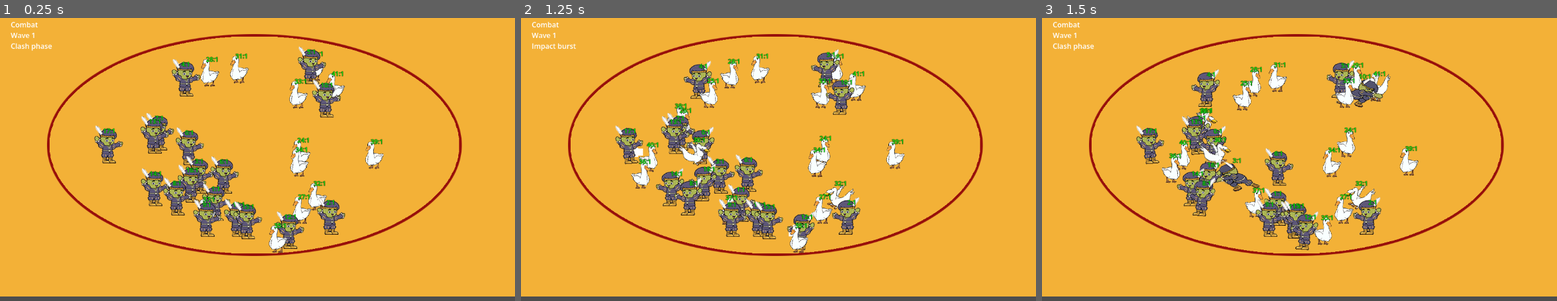
Above: before the commit, frames 1-3 (left to right).
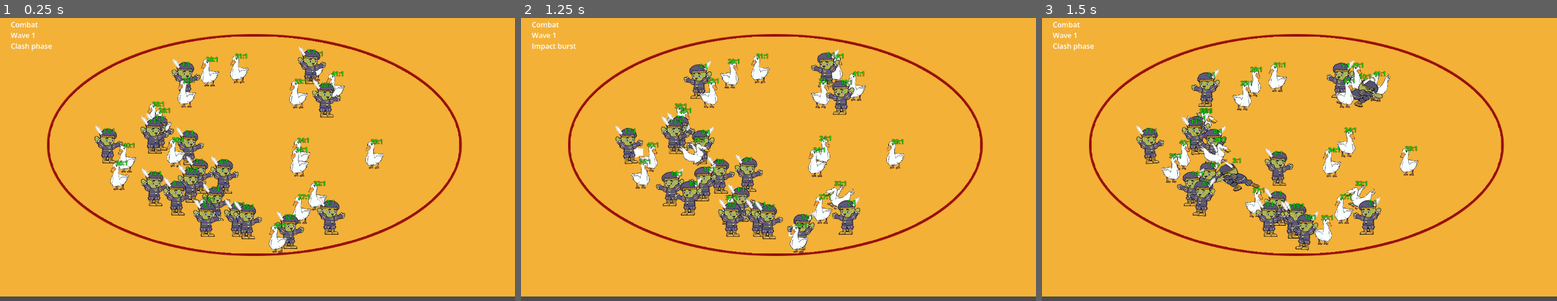
Above: after the commit, the same moments.

Repository: changingzhao-cpu/demo
Game: Godot game, scene res://scenes/main/main_scene.tscn
The game is run twice, just before and just after one commit, with the same random seed, the same clock (stepped at 60 frames per second) and the same inputs.
Inputs (mouse positions are in pixels of both pictures, inside the frame that each line leads up to):
- Up to frame 1 (0.25 s): no input
- Up to frame 2 (1.25 s): tap Enter at 0.5, 0.6 s; move the mouse to (891, 142) at 0.52 s; click (891, 142) at 0.67 s
- Up to frame 3 (1.5 s): move the mouse to (1196, 170) at 1.27 s; tap Keypad Enter at 1.35 s; click (1196, 170) at 1.42 s

The runs differ from the first frame. In frame 1, 1.0% of the frame differs, in the area x 21-39%, y 21-61%; in frame 2, nothing differs; in frame 3, nothing differs.

Commit message:
fix: sync all bound units in initial battle layout
Ensure bound units receive initial layout positions before combat starts, and extend runtime probes to track missing opening units.

Co-Authored-By: Claude Sonnet 4.6 (1M context) <noreply@anthropic.com>

Diff:
--- a/scripts/battle/battle_scene_runtime.gd
+++ b/scripts/battle/battle_scene_runtime.gd
@@ -213,17 +213,19 @@
 func _apply_initial_layout_to_views() -> void:
 	if _controller == null:
 		return
-	var payloads: Array = _controller.call("get_visible_entity_screen_payloads", _unit_layer.get_child_count(), SCREEN_CENTER, SCREEN_SCALE)
-	for payload in payloads:
-		var entity_id := int(payload.get("entity_id", -1))
+	for child in _unit_layer.get_children():
+		if not child.has_method("get_entity_id"):
+			continue
+		var entity_id := int(child.call("get_entity_id"))
 		if entity_id == -1:
 			continue
-		var runtime_screen_position: Vector2 = payload.get("position", SCREEN_CENTER)
-		var view: Node2D = _find_bound_view(entity_id)
-		if view == null:
-			continue
-		if view.has_method("sync_from_entity_visual"):
-			view.call("sync_from_entity_visual", runtime_screen_position, true, int(payload.get("team_id", 0)), 0.0, float(payload.get("facing_sign", 1.0)), int(payload.get("unit_state", 0)))
+		var payload: Dictionary = _controller.call("get_entity_visual_state", entity_id) if _controller.has_method("get_entity_visual_state") else {}
+		if payload.is_empty():
+			continue
+		var team_id := int(payload.get("team_id", 0))
+		var runtime_screen_position: Vector2 = _initial_layout_positions.get(entity_id, _map_world_to_runtime_screen(payload.get("position", Vector2.ZERO), team_id))
+		if child.has_method("sync_from_entity_visual"):
+			child.call("sync_from_entity_visual", runtime_screen_position, bool(payload.get("is_alive", true)), team_id, 0.0, float(payload.get("facing_sign", 1.0)), int(payload.get("unit_state", 0)))
 	_refresh_depth_sort_for_visible_views()
 
 func _write_combat_feedback_probe(events: Array) -> void:
--- a/tests/battle/test_battle_scene_runtime_binding.gd
+++ b/tests/battle/test_battle_scene_runtime_binding.gd
@@ -15,6 +15,7 @@
 	_test_runtime_keeps_visible_views_near_screen_bounds(failures)
 	_test_runtime_view_spread_matches_controller_payload_spread(failures)
 	_test_fixed_initial_layout_is_deterministic_across_instances(failures)
+	_test_initial_layout_syncs_bound_entities_26_and_40_before_combat_starts(failures)
 	return failures
 
 func _test_initial_layout_uses_runtime_combat_positions(failures: Array[String]) -> void:
@@ -185,6 +186,29 @@
 		if child.visible and child is Node2D and child.has_method("get_entity_id"):
 			positions[int(child.call("get_entity_id"))] = (child as Node2D).global_position
 	return positions
+
+func _test_initial_layout_syncs_bound_entities_26_and_40_before_combat_starts(failures: Array[String]) -> void:
+	var battle_scene = _load_battle_scene()
+	_assert_true(battle_scene != null, "battle scene should load before initial bound-entity sync checks", failures)
+	if battle_scene == null:
+		return
+	var main_loop: SceneTree = Engine.get_main_loop()
+	var instance = battle_scene.instantiate()
+	main_loop.root.add_child(instance)
+	await main_loop.process_frame
+	var unit_layer = instance.get_node_or_null("UnitLayer")
+	var missing_initial_sync := []
+	if unit_layer != null:
+		for tracked_id in [26, 40]:
+			for child in unit_layer.get_children():
+				if child.has_method("get_entity_id") and int(child.call("get_entity_id")) == tracked_id and child is Node2D:
+					var position := (child as Node2D).global_position
+					if position.distance_to(Vector2.ZERO) <= 0.001:
+						missing_initial_sync.append(tracked_id)
+					break
+	_assert_true(missing_initial_sync.is_empty(), "initial layout should sync bound entities 26 and 40 before combat starts instead of leaving them at the origin", failures)
+	main_loop.root.remove_child(instance)
+	instance.free()
 
 func _test_runtime_keeps_units_visible_after_initial_layout(failures: Array[String]) -> void:
 	var battle_scene = _load_battle_scene()
--- a/tests/debug_runtime_probe.gd
+++ b/tests/debug_runtime_probe.gd
@@ -38,7 +38,7 @@
 		var controller := instance.get_node_or_null("BattleController")
 		var unit_layer := instance.get_node_or_null("UnitLayer")
 		var tracked_entities: Dictionary = {}
-		for tracked_id in [10, 17]:
+		for tracked_id in [10, 17, 26, 40]:
 			var entity_payload: Dictionary = controller.call("debug_get_entity_diagnostic", tracked_id) if controller != null and controller.has_method("debug_get_entity_diagnostic") else {"entity_id": tracked_id, "exists": false}
 			var entity_view_snapshot: Dictionary = {}
 			if unit_layer != null:
